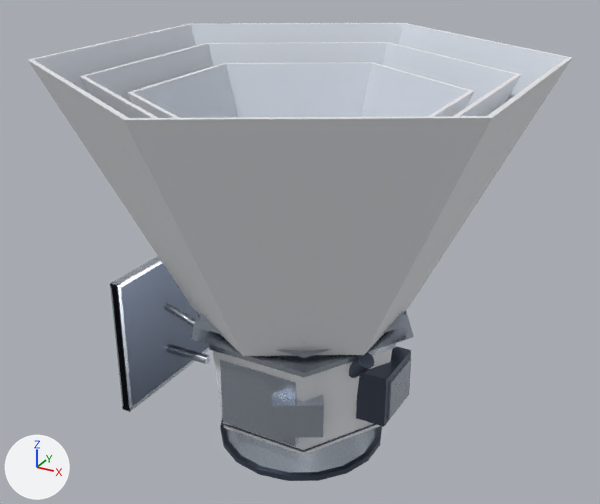
What one commit did to the glTF model frontend/public/models/spherex-observatory.glb.
One viewpoint serves both versions: a 50 mm lens placed at (2.43, -4.44, 3.63), pointed at (-0.03, 0.03, 1.39). The lights are fixed; the arrows at lower left show +X, +Y and +Z. The first picture is the older version. Where no turn or scale is listed for an object, it has been applied to the vertices. Vertices at exactly the same position are counted once.

In view in the first picture: 'Base_Adapter_Cone', 'Base_Mounting_Flange', 'Bus_Bottom_Collar', 'Bus_Hex_Body', 'Bus_Silver_Panel_1', 'Equipment_Module_Avionics', 'Equipment_Module_Side', 'Equipment_Radiator_Plate', 'Photon_Shield_Inner_Interior', 'Photon_Shield_Middle_Interior', 'Photon_Shield_Outer_Exterior', 'Photon_Shield_Outer_Interior', 'Photon_Shield_Outer_Rim', 'Solar_Panel_Backing', 'Star_Tracker_1', 'VGroove_Stage_1', 'VGroove_Stage_2' and 10 more.
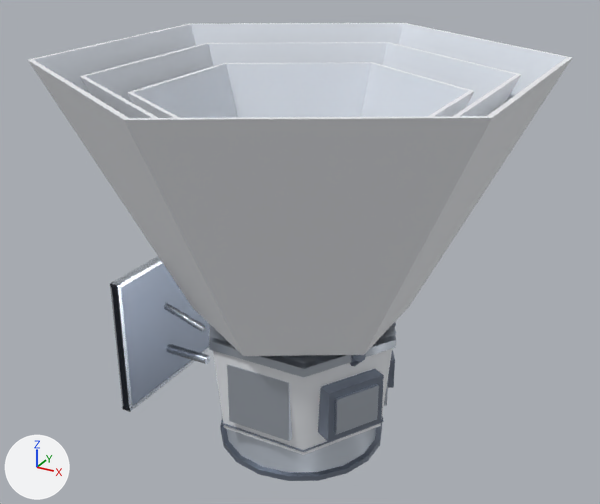
Where the newer file only moved an object's origin or applied its transform, the numbers keep the older frame.

Boxes [x1, y1, x2, y2] around the edits, measured in the pictures (600 x 504 px):
'Solar_Panel_Backing', recoloured (lighter): [112, 260, 209, 411] in both
'Bus_Silver_Panel_1', rescaled (18% narrower, 11% shorter): before [220, 360, 299, 447]; after [227, 364, 292, 441]
'Equipment_Module_Avionics', recoloured, reshaped (20% wider, 10% shorter): before [356, 346, 411, 427]; after [318, 369, 384, 442]
'Equipment_Radiator_Plate', reshaped: before [387, 358, 411, 419]; after [335, 384, 379, 435]
'Equipment_Module_Side', recoloured, reshaped (mostly hidden afterwards): before [272, 394, 324, 438]; after [388, 350, 395, 388]
'VGroove_Stage_1', reshaped, moved (mostly hidden afterwards): before [191, 311, 414, 372]; after [209, 323, 396, 364]
'Base_Mounting_Flange', recoloured (lighter): [220, 424, 382, 481] in both
'VGroove_Stage_2', moved (not visible afterwards): before [198, 311, 407, 358]
'Star_Tracker_1', recoloured, moved: before [349, 352, 374, 378]; after [350, 354, 366, 366]
'Bus_Bottom_Collar', recoloured: [221, 418, 377, 452] in both

Edits to the bpy script that builds the scene:
```text
Change mat_bus_grey_metallic:
    mat_bus_grey_metallic.base_color: (0.102, 0.125, 0.171) -> (0.246, 0.287, 0.366)  # greyish blue #5a6373 -> greyish blue #8892a3
Change me_mesh_5:
    remove me_mesh_5.from_pydata(...)  # 8 vertices, 12 faces; spans x -0.28..0.28, y -0.025..0.025, z -0.24..0.24
    add me_mesh_5.from_pydata(...)  # 8 vertices, 12 faces; spans x -0.23..0.23, y -0.018..0.018, z -0.22..0.22
    me_mesh_5 part 1: the whole mesh is scaled about its middle by (0.821, 0.72, 0.917)
Change me_mesh_10:
    remove me_mesh_10.from_pydata(...)  # 8 vertices, 12 faces; spans x -0.1..0.1, y -0.21..0.21, z -0.18..0.18
    add me_mesh_10.from_pydata(...)  # 8 vertices, 12 faces; spans x -0.257..0.057, y -0.518..-0.094, z -0.19..0.17
    me_mesh_10 part 2
    me_mesh_10.vertices[0].co: (0.1, -0.21, 0.18) -> (0.057, -0.154, 0.17)  # pixel (386, 379) -> pixel (383, 375)
    me_mesh_10.vertices[1].co: (0.1, 0.21, 0.18) -> (-0.047, -0.094, 0.17)  # pixel (411, 350) -> not seen
    me_mesh_10.vertices[2].co: (0.1, -0.21, -0.18) -> (0.057, -0.154, -0.19)  # pixel (384, 426) -> pixel (381, 421)
    me_mesh_10.vertices[3].co: (0.1, 0.21, -0.18) -> (-0.047, -0.094, -0.19)  # pixel (408, 395) -> not seen
    me_mesh_10.vertices[4].co: (-0.1, 0.21, 0.18) -> (-0.257, -0.458, 0.17)
    me_mesh_10.vertices[5].co: (-0.1, -0.21, 0.18) -> (-0.153, -0.518, 0.17)  # not seen -> pixel (328, 394)
    me_mesh_10.vertices[6].co: (-0.1, 0.21, -0.18) -> (-0.257, -0.458, -0.19)  # not seen -> pixel (317, 432)
    me_mesh_10.vertices[7].co: (-0.1, -0.21, -0.18) -> (-0.153, -0.518, -0.19)  # pixel (356, 418) -> pixel (328, 441)
Change me_mesh_11:
    remove me_mesh_11.from_pydata(...)  # 8 vertices, 12 faces; spans x -0.02..0.02, y -0.17..0.17, z -0.14..0.14
    add me_mesh_11.from_pydata(...)  # 8 vertices, 12 faces; spans x -0.237..-0.051, y -0.485..-0.192, z -0.14..0.12
    me_mesh_11 part 3
    me_mesh_11.vertices[0].co: (0.02, -0.17, 0.14) -> (-0.051, -0.207, 0.12)  # pixel (391, 382) -> pixel (378, 385)
    me_mesh_11.vertices[1].co: (0.02, 0.17, 0.14) -> (-0.077, -0.192, 0.12)  # pixel (411, 358) -> pixel (376, 383)
    me_mesh_11.vertices[2].co: (0.02, -0.17, -0.14) -> (-0.051, -0.207, -0.14)  # pixel (389, 419) -> pixel (377, 419)
    me_mesh_11.vertices[3].co: (0.02, 0.17, -0.14) -> (-0.077, -0.192, -0.14)  # pixel (409, 394) -> not seen
    me_mesh_11.vertices[4].co: (-0.02, 0.17, 0.14) -> (-0.237, -0.47, 0.12)  # not seen -> pixel (334, 397)
    me_mesh_11.vertices[5].co: (-0.02, -0.17, 0.14) -> (-0.211, -0.485, 0.12)  # not seen -> pixel (337, 400)
    me_mesh_11.vertices[6].co: (-0.02, 0.17, -0.14) -> (-0.237, -0.47, -0.14)  # not seen -> pixel (333, 432)
    me_mesh_11.vertices[7].co: (-0.02, -0.17, -0.14) -> (-0.211, -0.485, -0.14)  # not seen -> pixel (336, 434)
Change me_mesh_12:
    remove me_mesh_12.from_pydata(...)  # 8 vertices, 12 faces; spans x -0.179..0.179, y -0.149..0.149, z -0.12..0.12
    remove me_mesh_12.materials.append(mat_bus_silver_metallic)  # pale blue #c2cbd8
    add me_mesh_12.from_pydata(...)  # 8 vertices, 12 faces; spans x 0.112..0.35, y 0.694..1.016, z -0.11..0.11
    me_mesh_12 part 4
    me_mesh_12.vertices[0].co: (0.179, 0.011, 0.12) -> (0.19, 1.016, 0.11)  # pixel (323, 405) -> not seen
    me_mesh_12.vertices[1].co: (0.099, 0.149, 0.12) -> (0.112, 0.971, 0.11)
    me_mesh_12.vertices[2].co: (0.179, 0.011, -0.12) -> (0.19, 1.016, -0.11)  # pixel (323, 437) -> not seen
    me_mesh_12.vertices[3].co: (0.099, 0.149, -0.12) -> (0.112, 0.971, -0.11)
    me_mesh_12.vertices[4].co: (-0.179, -0.011, 0.12) -> (0.272, 0.694, 0.11)
    me_mesh_12.vertices[5].co: (-0.099, -0.149, 0.12) -> (0.35, 0.739, 0.11)  # pixel (272, 405) -> pixel (395, 360)
    me_mesh_12.vertices[6].co: (-0.179, -0.011, -0.12) -> (0.272, 0.694, -0.11)
    me_mesh_12.vertices[7].co: (-0.099, -0.149, -0.12) -> (0.35, 0.739, -0.11)  # pixel (272, 437) -> pixel (393, 387)
    add me_mesh_12.materials.append(mat_bus_grey_metallic)  # greyish blue #8892a3
Change me_mesh_15:
    remove me_mesh_15.from_pydata(...)  # 14 vertices, 12 faces; spans x -0.82..0.82, y -0.71..0.71, z -0.02..0.02
    add me_mesh_15.from_pydata(...)  # 14 vertices, 12 faces; spans x -0.7..0.7, y -0.61..0.61, z -0.02..0.02
    me_mesh_15 part 5
    me_mesh_15.vertices[0].co: (0.41, -0.71, 0.02) -> (0.35, -0.61, 0.02)  # pixel (304, 372) -> pixel (304, 363)
    me_mesh_15.vertices[1].co: (0.82, 0.0, 0.02) -> (0.7, 0.0, 0.02)  # pixel (413, 337) -> pixel (396, 334)
    me_mesh_15.vertices[2].co: (0.41, 0.71, 0.02) -> (0.35, 0.61, 0.02)
    me_mesh_15.vertices[3].co: (-0.41, 0.71, 0.02) -> (-0.35, 0.61, 0.02)
    me_mesh_15.vertices[4].co: (-0.82, 0.0, 0.02) -> (-0.7, 0.0, 0.02)
    me_mesh_15.vertices[5].co: (-0.41, -0.71, 0.02) -> (-0.35, -0.61, 0.02)  # pixel (191, 339) -> pixel (208, 336)
    me_mesh_15.vertices[6].co: (0.41, -0.71, 0.02) -> (0.35, -0.61, 0.02)  # pixel (304, 372) -> pixel (304, 363)
Change ob_star_tracker_1:
    ob_star_tracker_1.location: (0.56, -0.26, 0.84) -> (0.5, -0.24, 0.86)
Change ob_vgroove_stage_1:
    ob_vgroove_stage_1.location: (0.0, 0.0, 0.97) -> (0.0, 0.0, 0.96)
Change ob_vgroove_stage_2:
    ob_vgroove_stage_2.location: (0.0, 0.0, 1.04) -> (0.0, 0.0, 1.01)
```
